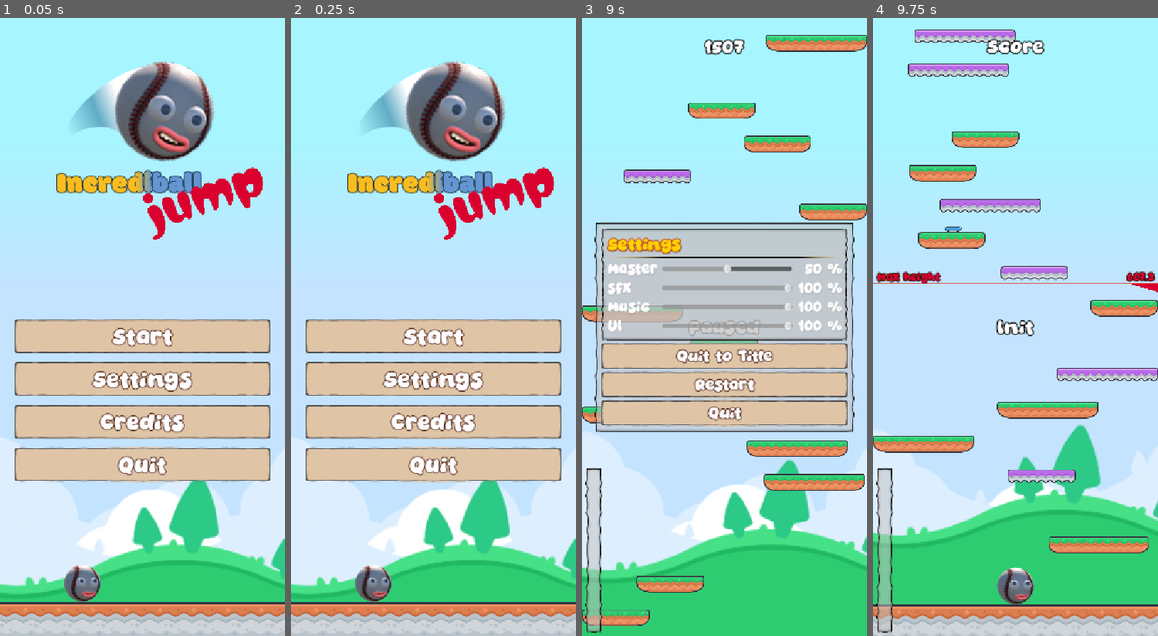
Above: before the commit, frames 1-4 (left to right).
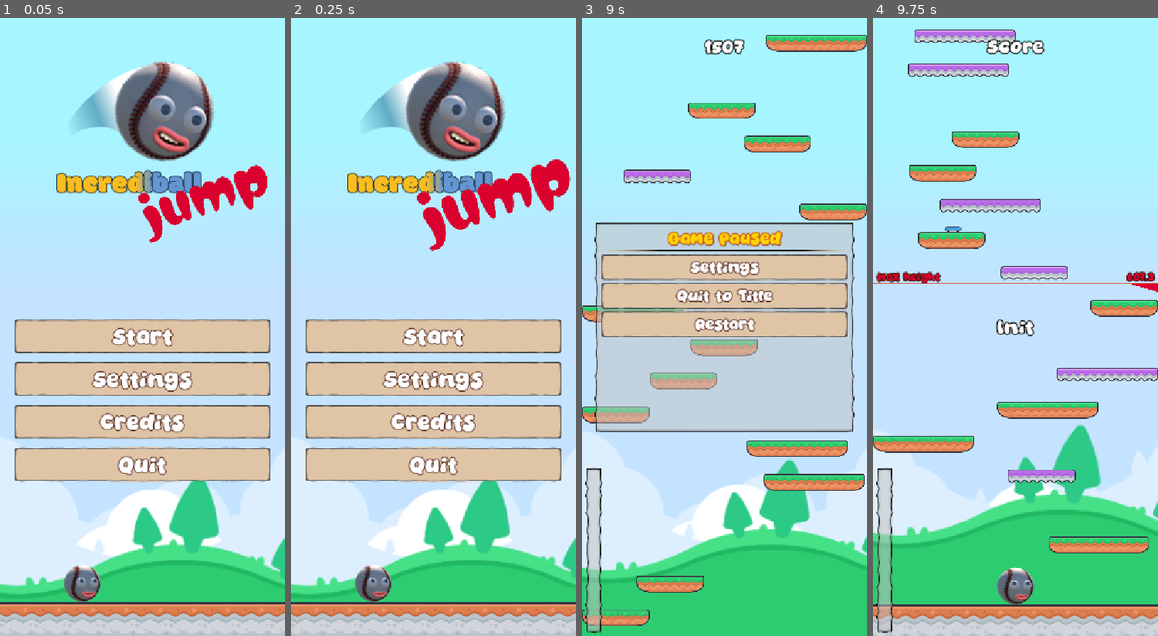
Above: after the commit, the same moments.

Repository: iRadEntertainment/incrediddodlejump
Game: Godot game, scene res://scenes/main.tscn
Two runs of this game, one before a commit and one after it. Both use one fixed random seed, a clock stepped at 60 frames per second and the inputs below. Sound files missing from this copy of the repository are replaced by a short silence.
Inputs (mouse positions are in pixels of both pictures, inside the frame that each line leads up to):
- Up to frame 1 (0.05 s): no input
- Up to frame 2 (0.25 s): no input
- Up to frame 3 (9 s): click "Start" at 0.5 s; tap Enter at 1.25 s; move the mouse to (710, 450) at 1.27 s; press the mouse at (710, 450) at 1.28 s; move the mouse to (810, 419) at 2.02 s; release the mouse at (810, 419) at 2.03 s; click (810, 419) at 2.1 s; move the mouse to (639, 234) at 2.77 s; press the mouse at (639, 234) at 2.78 s; move the mouse to (738, 327) at 3.52 s; release the mouse at (738, 327) at 3.53 s; click (738, 327) at 3.6 s; move the mouse to (681, 172) at 4.27 s; press the mouse at (681, 172) at 4.28 s; move the mouse to (787, 296) at 5.02 s; release the mouse at (787, 296) at 5.03 s; click (787, 296) at 5.1 s; move the mouse to (667, 357) at 5.77 s; press the mouse at (667, 357) at 5.78 s; move the mouse to (753, 191) at 6.52 s; release the mouse at (753, 191) at 6.53 s; click (753, 191) at 6.6 s; move the mouse to (710, 450) at 7.27 s; press the mouse at (710, 450) at 7.28 s; move the mouse to (810, 419) at 8.02 s; release the mouse at (810, 419) at 8.03 s; click (810, 419) at 8.1 s; move the mouse to (639, 234) at 8.77 s; press the mouse at (639, 234) at 8.78 s
- Up to frame 4 (9.75 s): release the mouse at (930, 234) at 9.5 s; click "Restart" at 9.5 s

The runs differ from the first frame. In frame 1, 0.7% of the frame differs, in the area x 48-94%, y 23-37%; in frame 2, 2.0%; in frame 3, 24%, in the area x 6-94%, y 34-67%; in frame 4, less than 0.1%.

Commit message:
feat: small ui improvements

Diff:
--- a/default_bus_layout.tres
+++ b/default_bus_layout.tres
@@ -6,17 +6,17 @@
 bus/1/solo = false
 bus/1/mute = false
 bus/1/bypass_fx = false
-bus/1/volume_db = 0.0
+bus/1/volume_db = -2.5502548
 bus/1/send = &"Master"
 bus/2/name = &"Music"
 bus/2/solo = false
 bus/2/mute = false
 bus/2/bypass_fx = false
-bus/2/volume_db = -0.2904806
+bus/2/volume_db = -19.528652
 bus/2/send = &"Master"
 bus/3/name = &"UI"
 bus/3/solo = false
 bus/3/mute = false
 bus/3/bypass_fx = false
-bus/3/volume_db = 0.0
+bus/3/volume_db = -1.7570019
 bus/3/send = &"Master"
--- a/scenes/UI/in_game_menu.gd
+++ b/scenes/UI/in_game_menu.gd
@@ -1,21 +1,21 @@
 class_name InGameMenu
 extends Control
 
-@onready var btn_quit: Button = %btn_quit
+
+@onready var tabs: TabContainer = %tabs
 
 
 func _ready() -> void:
+	visibility_changed.connect(_on_visibility_changed)
 	hide()
-	btn_quit.visible = not OS.has_feature("web")
 
 
-func _on_btn_title_pressed() -> void:
-	Mng.go_to_title()
+func _on_visibility_changed() -> void:
+	if visible:
+		tabs.current_tab = 0
 
 
-func _on_btn_restart_pressed() -> void:
-	Mng.restart()
-
-
-func _on_btn_quit_pressed() -> void:
-	Mng.quit()
+func _on_btn_title_pressed() -> void: Mng.go_to_title()
+func _on_btn_restart_pressed() -> void: Mng.restart()
+func _on_btn_settings_pressed() -> void: tabs.current_tab = 1
+func _on_btn_back_pressed() -> void: tabs.current_tab = 0
--- a/scenes/UI/in_game_menu.tscn
+++ b/scenes/UI/in_game_menu.tscn
@@ -2,6 +2,18 @@
 
 [ext_resource type="Script" uid="uid://tajgnb6g1vq2" path="res://scenes/UI/in_game_menu.gd" id="1_co4s4"]
 [ext_resource type="PackedScene" uid="uid://coc72ha2ks3xp" path="res://scenes/UI/settings.tscn" id="2_kvtxh"]
+
+[sub_resource type="StyleBoxEmpty" id="StyleBoxEmpty_kvtxh"]
+
+[sub_resource type="LabelSettings" id="LabelSettings_kvtxh"]
+font_size = 28
+font_color = Color(1, 0.827451, 0.007843138, 1)
+outline_size = 8
+outline_color = Color(0.79607844, 0.3254902, 0.1254902, 1)
+shadow_size = 8
+shadow_color = Color(0, 0, 0, 0.36078432)
+
+[sub_resource type="StyleBoxEmpty" id="StyleBoxEmpty_i3wa6"]
 
 [node name="in_game_menu" type="Control" unique_id=1680935391]
 layout_mode = 3
@@ -34,22 +46,54 @@
 [node name="vb" type="VBoxContainer" parent="pnl" unique_id=640604041]
 layout_mode = 2
 
-[node name="settings" parent="pnl/vb" unique_id=407811769 instance=ExtResource("2_kvtxh")]
+[node name="tabs" type="TabContainer" parent="pnl/vb" unique_id=923335751]
+unique_name_in_owner = true
+layout_mode = 2
+size_flags_vertical = 3
+theme_override_styles/panel = SubResource("StyleBoxEmpty_kvtxh")
+current_tab = 1
+tabs_visible = false
+
+[node name="vb_buttons" type="VBoxContainer" parent="pnl/vb/tabs" unique_id=252970342]
+visible = false
+layout_mode = 2
+metadata/_tab_index = 0
+
+[node name="lb_title" type="Label" parent="pnl/vb/tabs/vb_buttons" unique_id=769857184]
+layout_mode = 2
+text = "Game paused"
+label_settings = SubResource("LabelSettings_kvtxh")
+horizontal_alignment = 1
+
+[node name="sep" type="HSeparator" parent="pnl/vb/tabs/vb_buttons" unique_id=1252167801]
 layout_mode = 2
 
-[node name="btn_title" type="Button" parent="pnl/vb" unique_id=427034985]
+[node name="btn_settings" type="Button" parent="pnl/vb/tabs/vb_buttons" unique_id=1722940864]
+layout_mode = 2
+text = "Settings"
+
+[node name="btn_title" type="Button" parent="pnl/vb/tabs/vb_buttons" unique_id=427034985]
 layout_mode = 2
 text = "Quit to Title"
 
-[node name="btn_restart" type="Button" parent="pnl/vb" unique_id=258777132]
+[node name="btn_restart" type="Button" parent="pnl/vb/tabs/vb_buttons" unique_id=258777132]
 layout_mode = 2
 text = "Restart"
 
-[node name="btn_quit" type="Button" parent="pnl/vb" unique_id=499642157]
-unique_name_in_owner = true
+[node name="vb_settings" type="VBoxContainer" parent="pnl/vb/tabs" unique_id=1547875218]
 layout_mode = 2
-text = "Quit"
+metadata/_tab_index = 1
 
-[connection signal="pressed" from="pnl/vb/btn_title" to="." method="_on_btn_title_pressed"]
-[connection signal="pressed" from="pnl/vb/btn_restart" to="." method="_on_btn_restart_pressed"]
-[connection signal="pressed" from="pnl/vb/btn_quit" to="." method="_on_btn_quit_pressed"]
+[node name="settings" parent="pnl/vb/tabs/vb_settings" unique_id=407811769 instance=ExtResource("2_kvtxh")]
+layout_mode = 2
+theme_override_styles/panel = SubResource("StyleBoxEmpty_i3wa6")
+
+[node name="btn_back" type="Button" parent="pnl/vb/tabs/vb_settings" unique_id=680601148]
+layout_mode = 2
+size_flags_vertical = 10
+text = "back"
+
+[connection signal="pressed" from="pnl/vb/tabs/vb_buttons/btn_settings" to="." method="_on_btn_settings_pressed"]
+[connection signal="pressed" from="pnl/vb/tabs/vb_buttons/btn_title" to="." method="_on_btn_title_pressed"]
+[connection signal="pressed" from="pnl/vb/tabs/vb_buttons/btn_restart" to="." method="_on_btn_restart_pressed"]
+[connection signal="pressed" from="pnl/vb/tabs/vb_settings/btn_back" to="." method="_on_btn_back_pressed"]
--- a/scenes/UI/settings.tscn
+++ b/scenes/UI/settings.tscn
@@ -2,14 +2,6 @@
 
 [ext_resource type="Script" uid="uid://dvmcc4c2tgty7" path="res://scenes/UI/settings.gd" id="1_t8pki"]
 [ext_resource type="PackedScene" uid="uid://brvnq7ljel2o6" path="res://scenes/UI/hb_volume.tscn" id="2_32w1k"]
-
-[sub_resource type="LabelSettings" id="LabelSettings_o6xl0"]
-font_size = 28
-font_color = Color(1, 0.827451, 0.007843138, 1)
-outline_size = 8
-outline_color = Color(0.79607844, 0.3254902, 0.1254902, 1)
-shadow_size = 8
-shadow_color = Color(0, 0, 0, 0.36078432)
 
 [node name="settings" type="PanelContainer" unique_id=407811769]
 offset_left = 82.0
@@ -22,29 +14,29 @@
 [node name="vb" type="VBoxContainer" parent="." unique_id=318162294]
 layout_mode = 2
 
-[node name="lb_title" type="Label" parent="vb" unique_id=629879657]
-layout_mode = 2
-text = "Settings"
-label_settings = SubResource("LabelSettings_o6xl0")
-
-[node name="sep" type="HSeparator" parent="vb" unique_id=1483792338]
-layout_mode = 2
-
 [node name="hb_vol_master" parent="vb" unique_id=955014256 instance=ExtResource("2_32w1k")]
 layout_mode = 2
 label = "master"
+color_unmuted = Color(0.855, 0.004, 0.184, 1)
+color_muted = Color(1, 0.992, 0.996, 1)
 
 [node name="hb_vol_sfx" parent="vb" unique_id=942494079 instance=ExtResource("2_32w1k")]
 layout_mode = 2
 label = "sfx"
 bus = 1
+color_unmuted = Color(0.855, 0.004, 0.184, 1)
+color_muted = Color(1, 0.992, 0.996, 1)
 
 [node name="hb_vol_music" parent="vb" unique_id=828964702 instance=ExtResource("2_32w1k")]
 layout_mode = 2
 label = "music"
 bus = 2
+color_unmuted = Color(0.855, 0.004, 0.184, 1)
+color_muted = Color(1, 0.992, 0.996, 1)
 
 [node name="hb_vol_ui" parent="vb" unique_id=703984222 instance=ExtResource("2_32w1k")]
 layout_mode = 2
 label = "UI"
 bus = 3
+color_unmuted = Color(0.855, 0.004, 0.184, 1)
+color_muted = Color(1, 0.992, 0.996, 1)
--- a/scenes/main.tscn
+++ b/scenes/main.tscn
@@ -22,11 +22,50 @@
 
 [sub_resource type="WorldBoundaryShape2D" id="WorldBoundaryShape2D_7jktm"]
 
+[sub_resource type="Animation" id="Animation_tipki"]
+length = 0.001
+tracks/0/type = "value"
+tracks/0/imported = false
+tracks/0/enabled = true
+tracks/0/path = NodePath(".:scale")
+tracks/0/interp = 1
+tracks/0/loop_wrap = true
+tracks/0/keys = {
+"times": PackedFloat32Array(0),
+"transitions": PackedFloat32Array(1),
+"update": 0,
+"values": [Vector2(0.389, 0.389)]
+}
+
+[sub_resource type="Animation" id="Animation_85g3d"]
+resource_name = "jump"
+length = 2.0666666
+loop_mode = 1
+step = 0.1
+tracks/0/type = "value"
+tracks/0/imported = false
+tracks/0/enabled = true
+tracks/0/path = NodePath(".:scale")
+tracks/0/interp = 2
+tracks/0/loop_wrap = true
+tracks/0/keys = {
+"times": PackedFloat32Array(0, 0.5, 1, 1.5),
+"transitions": PackedFloat32Array(1, 1, 1, 1),
+"update": 0,
+"values": [Vector2(0.29875436, 0.29875445), Vector2(0.389, 0.389), Vector2(0.189, 0.189), Vector2(-0.149, -0.149)]
+}
+
+[sub_resource type="AnimationLibrary" id="AnimationLibrary_choun"]
+_data = {
+&"RESET": SubResource("Animation_tipki"),
+&"jump": SubResource("Animation_85g3d")
+}
+
 [sub_resource type="StyleBoxEmpty" id="StyleBoxEmpty_tipki"]
 
 [sub_resource type="StyleBoxEmpty" id="StyleBoxEmpty_o6xl0"]
 
-[sub_resource type="LabelSettings" id="LabelSettings_o6xl0"]
+[sub_resource type="LabelSettings" id="LabelSettings_tipki"]
 font_size = 28
 font_color = Color(1, 0.827451, 0.007843138, 1)
 outline_size = 8
@@ -105,12 +144,16 @@
 texture = ExtResource("6_tefeu")
 stretch_mode = 5
 
-[node name="Sprite2D" type="Sprite2D" parent="logo" unique_id=1016972910]
+[node name="jump_sprite" type="Sprite2D" parent="logo" unique_id=1016972910]
 modulate = Color(0.85490197, 0.003921569, 0.18431373, 1)
 position = Vector2(388.00003, 287)
 rotation = -0.32077163
-scale = Vector2(0.29875436, 0.29875445)
+scale = Vector2(0.389, 0.389)
 texture = ExtResource("7_o6xl0")
+
+[node name="anim" type="AnimationPlayer" parent="logo/jump_sprite" unique_id=1286121443]
+libraries/ = SubResource("AnimationLibrary_choun")
+autoplay = &"jump"
 
 [node name="mid" type="PanelContainer" parent="." unique_id=1752801673]
 layout_mode = 1
@@ -162,28 +205,48 @@
 theme_override_font_sizes/font_size = 38
 text = "Quit"
 
-[node name="settings" parent="mid/vb/tabs" unique_id=407811769 instance=ExtResource("8_tipki")]
+[node name="vb_settings" type="VBoxContainer" parent="mid/vb/tabs" unique_id=1892621923]
 visible = false
 layout_mode = 2
-
-[node name="credits" type="PanelContainer" parent="mid/vb/tabs" unique_id=389576715]
+metadata/_tab_index = 1
+
+[node name="lb_title" type="Label" parent="mid/vb/tabs/vb_settings" unique_id=725581605]
+layout_mode = 2
+text = "Settings"
+label_settings = SubResource("LabelSettings_tipki")
+horizontal_alignment = 1
+
+[node name="sep" type="HSeparator" parent="mid/vb/tabs/vb_settings" unique_id=1869011538]
+layout_mode = 2
+
+[node name="settings" parent="mid/vb/tabs/vb_settings" unique_id=407811769 instance=ExtResource("8_tipki")]
+layout_mode = 2
+size_flags_vertical = 3
+
+[node name="vb_credits" type="VBoxContainer" parent="mid/vb/tabs" unique_id=461081231]
 visible = false
 layout_mode = 2
 metadata/_tab_index = 2
 
-[node name="vb" type="VBoxContainer" parent="mid/vb/tabs/credits" unique_id=2063765716]
-layout_mode = 2
-
-[node name="lb_title" type="Label" parent="mid/vb/tabs/credits/vb" unique_id=601073038]
+[node name="lb_title" type="Label" parent="mid/vb/tabs/vb_credits" unique_id=138443646]
 layout_mode = 2
 text = "Credits"
-label_settings = SubResource("LabelSettings_o6xl0")
-
-[node name="sep" type="HSeparator" parent="mid/vb/tabs/credits/vb" unique_id=248862355]
+label_settings = SubResource("LabelSettings_tipki")
+horizontal_alignment = 1
+
+[node name="sep" type="HSeparator" parent="mid/vb/tabs/vb_credits" unique_id=690593489]
+layout_mode = 2
+
+[node name="credits" type="PanelContainer" parent="mid/vb/tabs/vb_credits" unique_id=389576715]
+layout_mode = 2
+size_flags_vertical = 3
+
+[node name="vb" type="VBoxContainer" parent="mid/vb/tabs/vb_credits/credits" unique_id=2063765716]
 layout_mode = 2
 
 [node name="btn_back" type="Button" parent="mid/vb" unique_id=1361891830]
 unique_name_in_owner = true
+visible = false
 layout_mode = 2
 size_flags_horizontal = 4
 size_flags_vertical = 4
